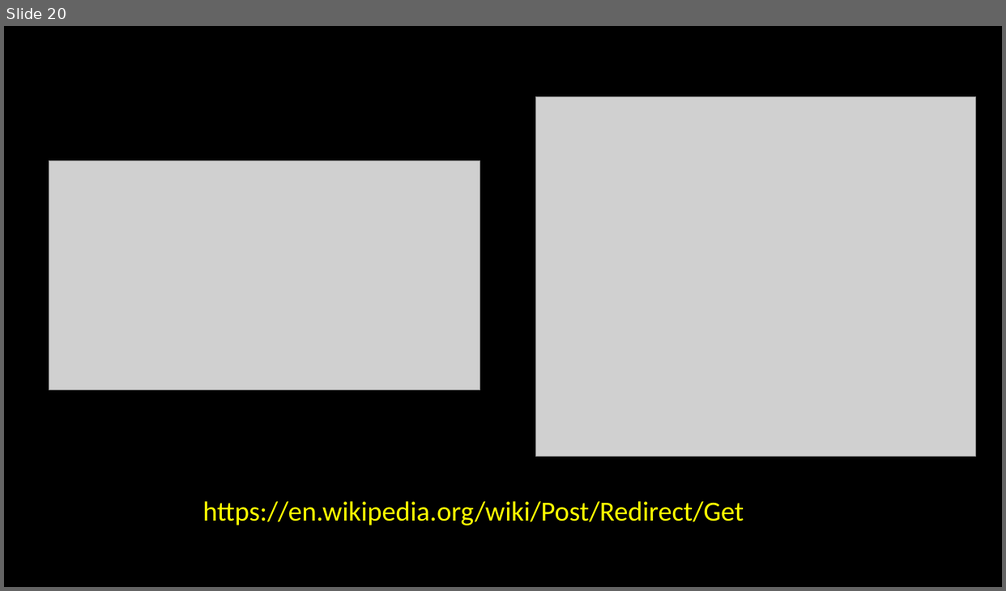
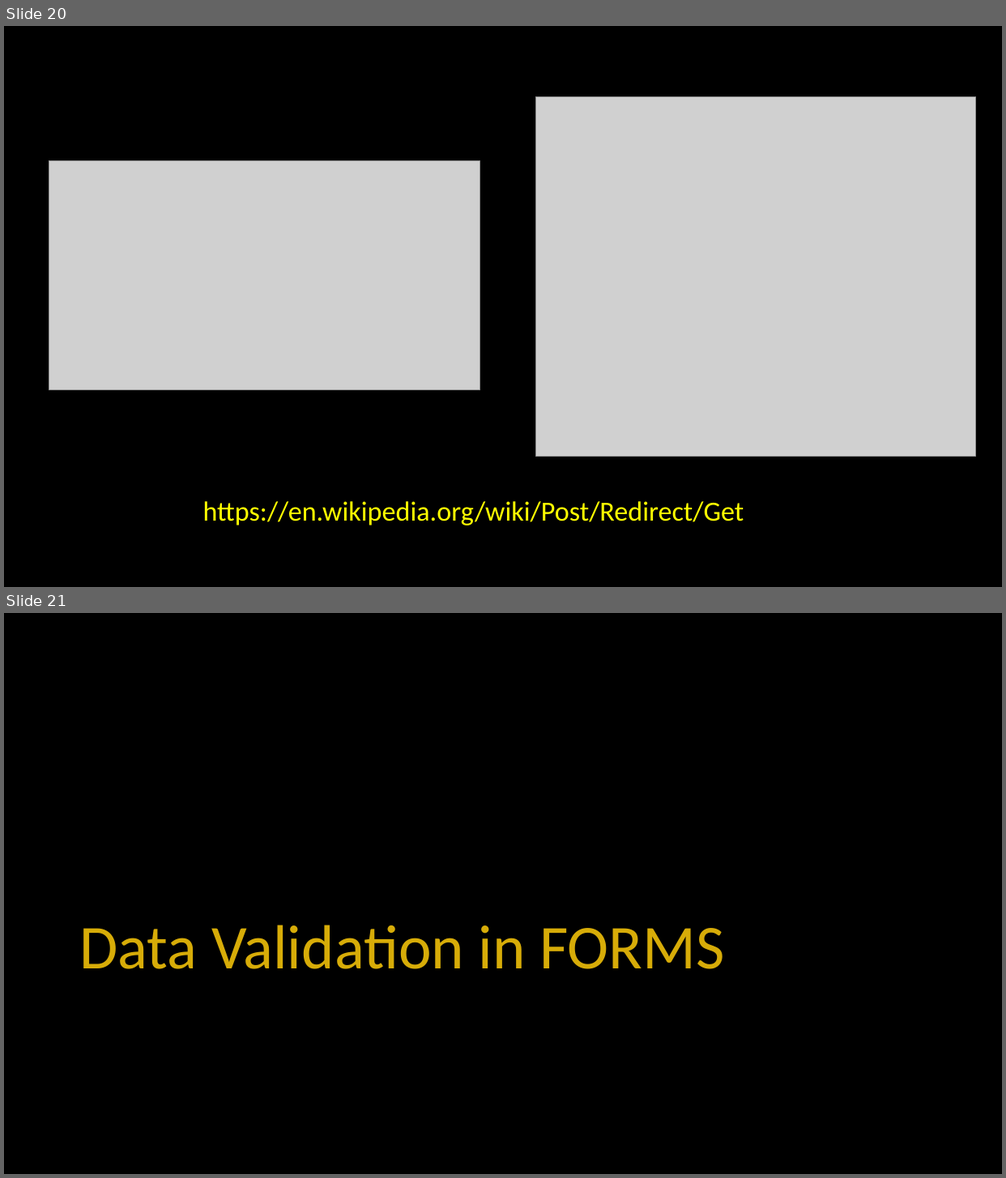
Before and after one commit to csev/dj4e, a slide deck: lectures/DJ-07-Forms.pptx. Shown one above the other, each under a label of ours: slide 20 before the commit, slides 20 and 21 after it. The pictures are 1006x591 and 1006x1178 pixels, drawn with LibreOffice and Linux fonts; fonts in the diff are those of the drawing; grey boxes stand for pictures. Boxes give left, top, right and bottom in pixels: in the first picture for what was removed or moved away, otherwise in the second. Text is boxed around its words. In the diff, an @@ line names an element or a change of style, - is before the commit and + after.

```diff
--- a/lectures/DJ-07-Forms.pptx
+++ b/lectures/DJ-07-Forms.pptx
@@ slide 21 added at (4,613,1002,1174), background #000000 @@
@@ title added at (79,925,725,969), 60 pt, text #D7AC08 @@
+Data Validation in FORMS
```
Also in this commit, not shown: 6 slides changed, 11 other slides added, 1 slide removed, 1 other file.
